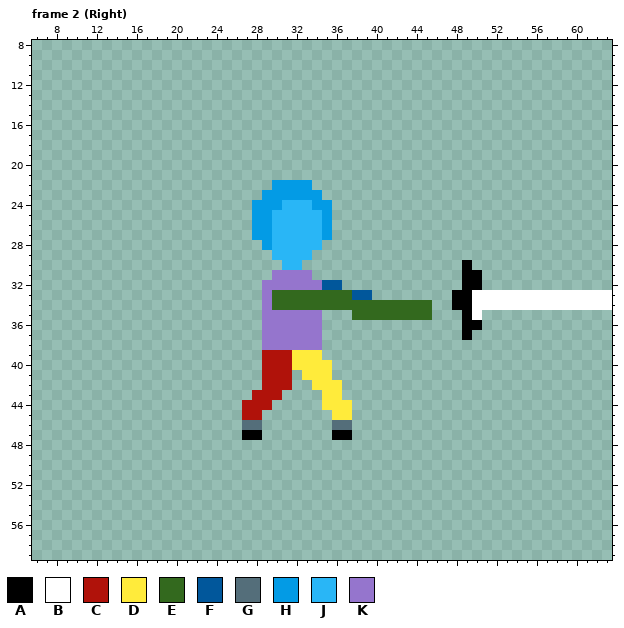
Two versions of one pixel-art file, Assets/Art/Characters/Player/Sword_Attack/Player_Sword_Attack_Right.aseprite. The picture above was drawn from the file before the commit.
64x64 pixels, 13 frames. Shown: frame 2 (Right): x 6..63, y 8..59. The commit also changed other frames, which this record leaves out.
Visible layers, top first: "Body/Head", "Body/Left Arm", "Body/Right Arm", "Body/Chest", "Body/Left Leg", "Body/Right Leg", "Sword".
Palette (. is transparent): A #000000  B #ffffff  C #b0120a  D #ffeb3b  E #33691e  F #01579b  G #546e7a  H #039be5  J #29b6f6  K #9575cd
Pixels before, frame 2 (Right) (only the part around the change), first column x 15:
17 .....................................
18 .....................................
19 .....................................
20 .....................................
21 .....................................
22 ...............HHHH..................
23 ..............HHHHHH.................
24 .............HHHJJJHH................
25 .............HHJJJJJH................
26 .............HHJJJJJH................
27 .............HHJJJJJH................
28 ..............HJJJJJ.................
29 ...............JJJJ..................
30 ................JJ................A..
31 ...............KKKK...............AA.
32 ..............KKKKKKFF............AA.
33 ..............KEEEEEEEEFF........AABB
34 ..............KEEEEEEEEEEEEEEEE..AABB
35 ..............KKKKKK...EEEEEEEE...AB.
36 ..............KKKKKK..............AA.
37 ..............KKKKKK..............A..
38 ..............KKKKKK.................
39 ..............CCCDDD.................
40 ..............CCCDDDD................
41 ..............CCC.DDD................
42 ..............CCC..DDD...............
43 .............CCC....DD...............
44 ............CCC.....DDD..............
45 ............CC.......DD..............
46 ............GG.......GG..............
47 ............AA.......AA..............
48 .....................................
49 .....................................
50 .....................................
51 .....................................
New version:
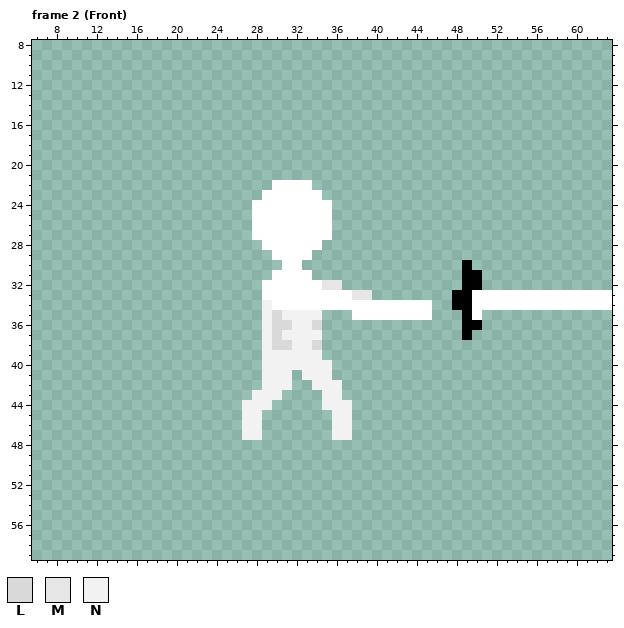
Colours new in this view: L #d9d9d9  M #e6e6e6  N #f2f2f2
Log entry: Sword Attack Head Anim
What changed:
layer "Skin/Right Leg" now shown
layer "Skin/Left Leg" now shown
layer "Skin/Chest" now shown
layer "Skin/Right Arm" now shown
layer "Skin/Left Arm" now shown
layer "Skin/Head" now shown
layer "Body/Right Leg" now hidden
layer "Body/Left Leg" now hidden
layer "Body/Chest" now hidden
layer "Body/Right Arm" now hidden
layer "Body/Left Arm" now hidden
layer "Body/Head" now hidden
Changed rows in their new state; - is an unchanged pixel.
Frame 2 (Front):
first column x 27:
22 ---BBBB------------
23 --BBBBBB-----------
24 -BBBBBBBB----------
25 -BBBBBBBB----------
26 -BBBBBBBB----------
27 -BBBBBBBB----------
28 --BBBBBB-----------
29 ---BBBB------------
30 ----BB-------------
31 ---BBBB------------
32 --BBBBBBMM---------
33 --BBBBBBBBBMM------
34 --NBBBBBBBBBBBBBBBB
35 --NLNNNN---BBBBBBBB
36 --NLLNNL-----------
37 --NLNNNN-----------
38 --NLLNNL-----------
39 --NNNNNN-----------
40 --NNNNNNN----------
41 --NNN-NNN----------
42 --NNN--NNN---------
43 -NNN----NN---------
44 NNN-----NNN--------
45 NN-------NN--------
46 NN-------NN--------
47 NN-------NN--------
